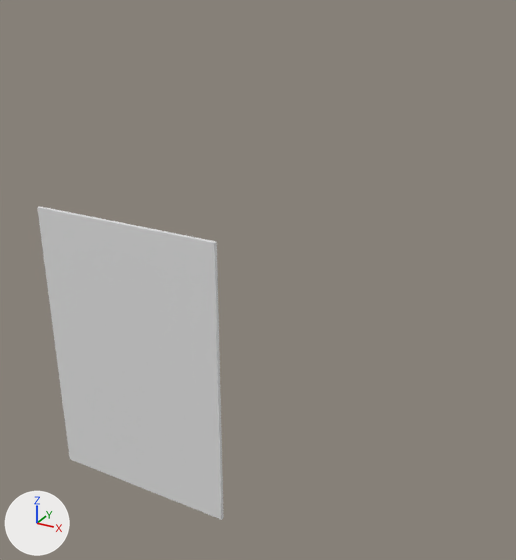
A saved change to the OBJ model quake-leveldesign-starterkit-20241231-windows/working/quake/HauntedCastle.bsp.geometry.obj.
Camera for both pictures: a camera (50 mm lens) standing at (2091.0, -1973.0, 1107.0) and looking at (990.0, 29.0, 106.0). Arrows for +X, +Y and +Z are at lower left; the lights stay in place. The picture after the commit comes second. Where no turn or scale is listed for an object, it has been applied to the vertices. Vertices at exactly the same position are counted once.

Before the edit, the objects in view are built like this:
```python
me_hauntedcastle_bsp_geometry = bpy.data.meshes.new('HauntedCastle.bsp.geometry')
me_hauntedcastle_bsp_geometry.from_pydata(...)  # 86 vertices, 73 faces; spans x 0.0..832.0, y 0.0..16.0, z -1008.0..224.0
ob_hauntedcastle_bsp_geometry = bpy.data.objects.new('HauntedCastle.bsp.geometry', me_hauntedcastle_bsp_geometry)
ob_hauntedcastle_bsp_geometry.location = (0.0, 0.0, 0.0)
```
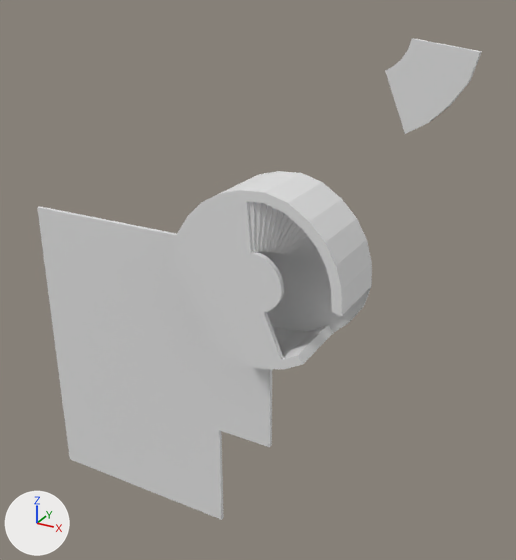
What differs and where, as boxes [x1, y1, x2, y2] in the pictures (516 x 560 px):
'HauntedCastle.bsp.geometry', reshaped (137% wider, 53% taller): before [37, 206, 224, 520]; after [37, 38, 482, 520]
part 1 of me_hauntedcastle_bsp_geometry, added: after [385, 38, 482, 134]
part 2 of me_hauntedcastle_bsp_geometry, built on: before [179, 292, 221, 430]; after [162, 171, 372, 447]

Edits to the bpy script that builds the scene:
```text
Change me_hauntedcastle_bsp_geometry:
    used by ob_hauntedcastle_bsp_geometry; location = (0.0, 0.0, 0.0)
    remove me_hauntedcastle_bsp_geometry.from_pydata(...)  # 86 vertices, 73 faces; spans x 0.0..832.0, y 0.0..16.0, z -1008.0..224.0
    add me_hauntedcastle_bsp_geometry.from_pydata(...)  # 2962 vertices, 2824 faces; spans x 0.0..1714.0, y -240.0..16.0, z -1008.0..949.0
    me_hauntedcastle_bsp_geometry part 1: a new loose piece of 42 vertices spanning x 1492.0..1714.0, y -240.0..-224.0, z 724.0..949.0
    me_hauntedcastle_bsp_geometry part 2: 4 vertices removed from x 832.0, y 0.0..16.0, z -336.0..-112.0; 2696 vertices added at x 827.0..1413.0, y -240.0..16.0, z -560.0..517.0
    other edits to the shape of me_hauntedcastle_bsp_geometry do not show in these pictures
```
